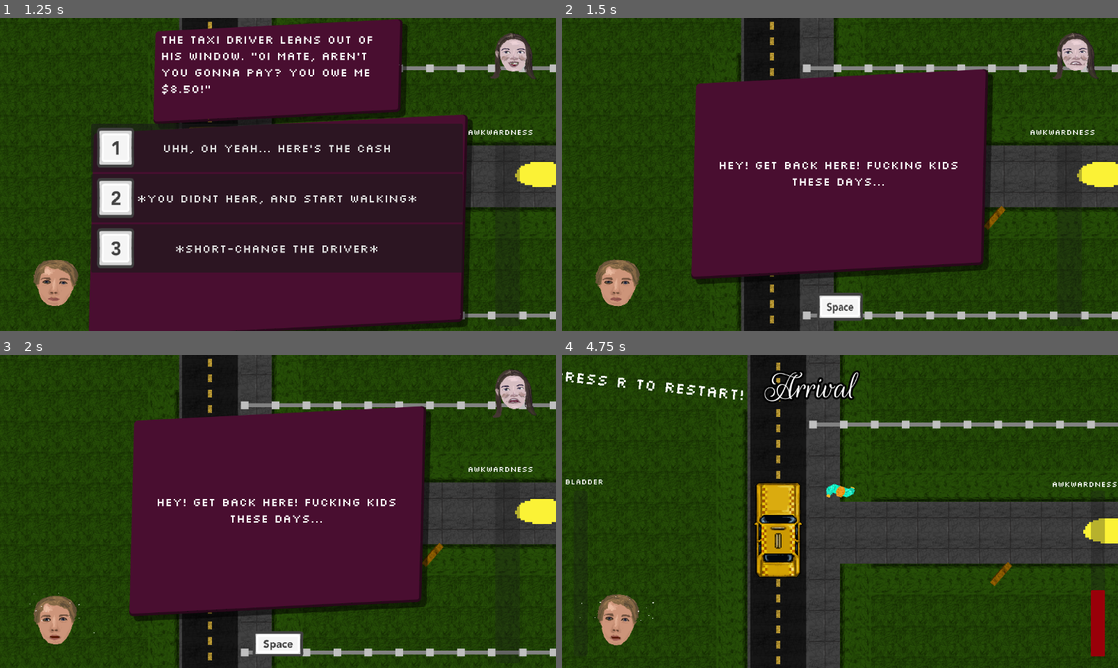
Above: before the commit, frames 1-4 (two rows, left to right).
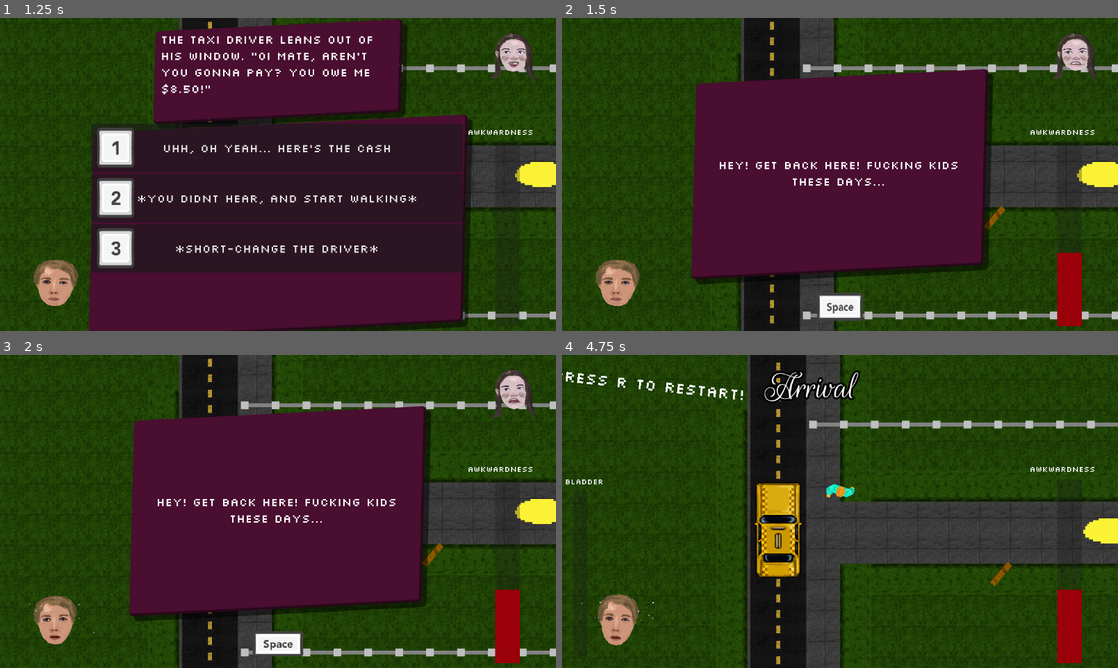
Above: after the commit, the same moments.

Repository: Jibby-Games/PizzaJam11
Game: Godot game, scene res://menu/intro.tscn
The game is run twice, just before and just after one commit, with the same random seed, the same clock (stepped at 60 frames per second) and the same inputs.
Inputs (mouse positions are in pixels of both pictures, inside the frame that each line leads up to):
- Up to frame 1 (1.25 s): tap Enter (ui_accept) at 0.5, 0.77 s; move the mouse to (400, 158) at 0.52 s; press the mouse at (400, 158) at 0.53 s; hold D (right) from 0.53 s (still down)
- Up to frame 2 (1.5 s): release D (right) at 1.25 s; release the mouse at (962, 158) at 1.25 s; click "*you didnt hear, and start wa…" at 1.25 s
- Up to frame 3 (2 s): no input
- Up to frame 4 (4.75 s): move the mouse to (728, 527) at 2.02 s; hold S (down) 2.03-2.78 s; click (728, 527) at 2.1 s; tap Enter (ui_accept) at 2.27, 4.52 s; tap R (restart) at 2.75 s; move the mouse to (895, 442) at 2.77 s; press the mouse at (895, 442) at 2.78 s; hold D (right) 2.78-3.5 s; release the mouse at (895, 442) at 3.5 s; click "*you didnt hear, and start wa…" at 3.5 s; move the mouse to (812, 574) at 4.27 s; hold W (up) from 4.28 s (still down); click (812, 574) at 4.35 s

Frame 1 is identical in both runs. In frame 2, 1.1% of the frame differs, in the area x 89-94%, y 74-99%; in frame 3, 1.1%; in frame 4, 2.0%, in the area x 84-100%, y 35-99%.

Commit message:
fix: make awkwardness bar persistent

Diff:
--- a/ui/awkward_event_system.tscn
+++ b/ui/awkward_event_system.tscn
@@ -30,19 +30,6 @@
 
 [sub_resource type="Shortcut" id="Shortcut_8pypk"]
 events = [SubResource("InputEventKey_b853u")]
-
-[sub_resource type="SystemFont" id="SystemFont_307fv"]
-subpixel_positioning = 0
-
-[sub_resource type="LabelSettings" id="LabelSettings_dra4n"]
-font = SubResource("SystemFont_307fv")
-
-[sub_resource type="StyleBoxFlat" id="StyleBoxFlat_6ymjf"]
-bg_color = Color(0.6, 0, 0.0352941, 1)
-corner_radius_top_left = 2
-corner_radius_top_right = 2
-corner_radius_bottom_right = 2
-corner_radius_bottom_left = 2
 
 [node name="AwkwardEventSystem" type="Control"]
 layout_mode = 3
@@ -163,51 +150,6 @@
 grow_vertical = 2
 texture = ExtResource("4_3i4ei")
 
-[node name="Awkwardness" type="Control" parent="."]
-layout_mode = 1
-anchors_preset = 3
-anchor_left = 1.0
-anchor_top = 1.0
-anchor_right = 1.0
-anchor_bottom = 1.0
-offset_left = -40.0
-offset_top = -40.0
-grow_horizontal = 0
-grow_vertical = 0
-
-[node name="AwkwardnessLabel" type="Label" parent="Awkwardness"]
-layout_mode = 1
-anchors_preset = 3
-anchor_left = 1.0
-anchor_top = 1.0
-anchor_right = 1.0
-anchor_bottom = 1.0
-offset_left = -155.0
-offset_top = -423.0
-offset_right = -47.0
-offset_bottom = -400.0
-grow_horizontal = 0
-grow_vertical = 0
-text = "Awkwardness"
-label_settings = SubResource("LabelSettings_dra4n")
-
-[node name="AwkwardnessBar" type="ProgressBar" parent="Awkwardness"]
-layout_mode = 1
-anchors_preset = 3
-anchor_left = 1.0
-anchor_top = 1.0
-anchor_right = 1.0
-anchor_bottom = 1.0
-offset_left = -126.0
-offset_top = -10.0
-offset_right = 255.0
-offset_bottom = 41.0
-grow_horizontal = 0
-grow_vertical = 0
-rotation = -1.57079
-theme_override_styles/fill = SubResource("StyleBoxFlat_6ymjf")
-show_percentage = false
-
 [node name="ResponseScreen" type="Control" parent="."]
 layout_mode = 1
 anchors_preset = 15
--- a/ui/ui.gd
+++ b/ui/ui.gd
@@ -14,6 +14,7 @@
 	hide_all()
 	$Ingame.show()
 	$PlayerPortrait.show()
+	$Awkwardness.show()
 
 func show_win() -> void:
 	hide_all()
@@ -53,7 +54,7 @@
 	$Ingame/Bladder.value = value
 
 func update_awkwardness(value: float) -> void:
-	$Ingame/Awkwardness.value = value
+	$Awkwardness/AwkwardnessBar.value = value
 	$PlayerPortrait.set_sweat_level(value / 100.0)
 
 func add_awkwardness(value: int) -> void:
@@ -80,6 +81,7 @@
 	hide_all()
 	freeze_player()
 	$PlayerPortrait.show()
+	$Awkwardness.show()
 	return $AwkwardEventSystem.load_event(scenario)
 
 func _on_dialogue_box_timeout_timeout():
--- a/ui/ui.tscn
+++ b/ui/ui.tscn
@@ -243,7 +243,13 @@
 corner_radius_bottom_right = 2
 corner_radius_bottom_left = 2
 
-[sub_resource type="StyleBoxFlat" id="StyleBoxFlat_pk7rg"]
+[sub_resource type="SystemFont" id="SystemFont_2vs4t"]
+subpixel_positioning = 0
+
+[sub_resource type="LabelSettings" id="LabelSettings_kylpa"]
+font = SubResource("SystemFont_2vs4t")
+
+[sub_resource type="StyleBoxFlat" id="StyleBoxFlat_lmcye"]
 bg_color = Color(0.6, 0, 0.0352941, 1)
 corner_radius_top_left = 2
 corner_radius_top_right = 2
@@ -503,39 +509,6 @@
 theme_override_styles/fill = SubResource("StyleBoxFlat_g7x2x")
 show_percentage = false
 
-[node name="AwkwardnessLabel" type="Label" parent="Ingame"]
-layout_mode = 1
-anchors_preset = 3
-anchor_left = 1.0
-anchor_top = 1.0
-anchor_right = 1.0
-anchor_bottom = 1.0
-offset_left = -109.0
-offset_top = -392.0
-offset_right = -1.0
-offset_bottom = -369.0
-grow_horizontal = 0
-grow_vertical = 0
-text = "Awkwardness"
-label_settings = SubResource("LabelSettings_53wev")
-
-[node name="Awkwardness" type="ProgressBar" parent="Ingame"]
-layout_mode = 1
-anchors_preset = 3
-anchor_left = 1.0
-anchor_top = 1.0
-anchor_right = 1.0
-anchor_bottom = 1.0
-offset_left = -56.0
-offset_top = -24.0
-offset_right = 287.0
-offset_bottom = 5.0
-grow_horizontal = 0
-grow_vertical = 0
-rotation = -1.57079
-theme_override_styles/fill = SubResource("StyleBoxFlat_pk7rg")
-show_percentage = false
-
 [node name="LevelName" type="Label" parent="Ingame"]
 layout_mode = 1
 anchors_preset = 5
@@ -550,10 +523,8 @@
 label_settings = ExtResource("5_agqrw")
 
 [node name="AwkwardEventSystem" parent="." instance=ExtResource("8_xspnj")]
-visible = false
 
 [node name="PlayerPortrait" parent="." instance=ExtResource("9_xhkf5")]
-visible = false
 anchors_preset = 2
 anchor_top = 1.0
 anchor_bottom = 1.0
@@ -563,5 +534,50 @@
 offset_bottom = -30.0
 grow_vertical = 0
 
+[node name="Awkwardness" type="Control" parent="."]
+layout_mode = 3
+anchors_preset = 3
+anchor_left = 1.0
+anchor_top = 1.0
+anchor_right = 1.0
+anchor_bottom = 1.0
+offset_left = -40.0
+offset_top = -40.0
+grow_horizontal = 0
+grow_vertical = 0
+
+[node name="AwkwardnessLabel" type="Label" parent="Awkwardness"]
+layout_mode = 1
+anchors_preset = 3
+anchor_left = 1.0
+anchor_top = 1.0
+anchor_right = 1.0
+anchor_bottom = 1.0
+offset_left = -155.0
+offset_top = -423.0
+offset_right = -47.0
+offset_bottom = -400.0
+grow_horizontal = 0
+grow_vertical = 0
+text = "Awkwardness"
+label_settings = SubResource("LabelSettings_kylpa")
+
+[node name="AwkwardnessBar" type="ProgressBar" parent="Awkwardness"]
+layout_mode = 1
+anchors_preset = 3
+anchor_left = 1.0
+anchor_top = 1.0
+anchor_right = 1.0
+anchor_bottom = 1.0
+offset_left = -126.0
+offset_top = -10.0
+offset_right = 255.0
+offset_bottom = 41.0
+grow_horizontal = 0
+grow_vertical = 0
+rotation = -1.57079
+theme_override_styles/fill = SubResource("StyleBoxFlat_lmcye")
+show_percentage = false
+
 [connection signal="timeout" from="DialogueBox/DialogueBoxTimeout" to="." method="_on_dialogue_box_timeout_timeout"]
 [connection signal="event_finished" from="AwkwardEventSystem" to="." method="_on_awkward_event_system_event_finished"]
Not shown: 1 places in ui/awkward_event_system.tscn that only renumber resources
Not shown: 1 places in ui/ui.tscn that only renumber resources
